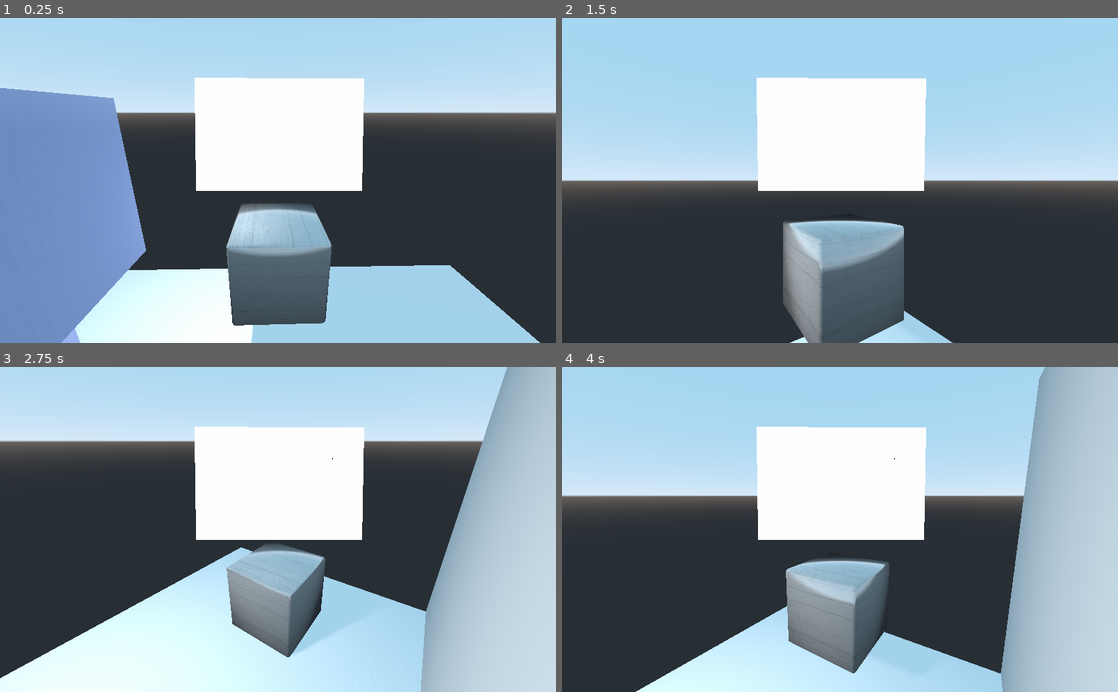
Above: before the commit, frames 1-4 (two rows, left to right).
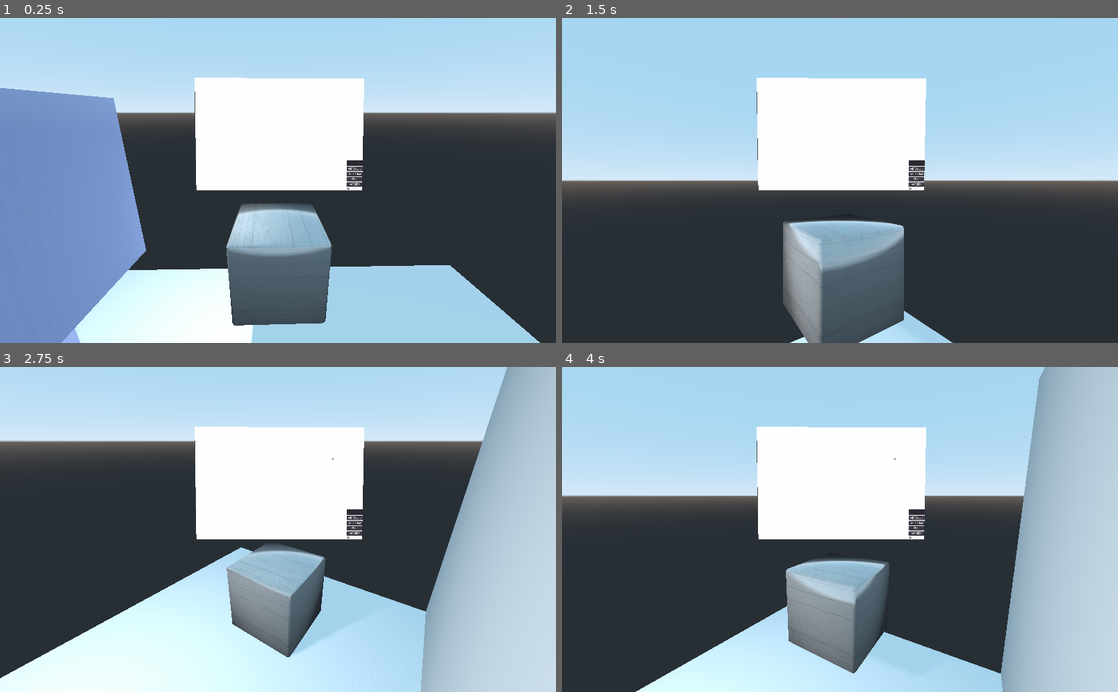
Above: after the commit, the same moments.

Repository: lmsonic/ArtGame
Game: Godot game, scene res://gui_in_3d.tscn
Two runs of this game, one before a commit and one after it. Both use one fixed random seed, a clock stepped at 60 frames per second and the inputs below.
Inputs (mouse positions are in pixels of both pictures, inside the frame that each line leads up to):
- Up to frame 1 (0.25 s): no input
- Up to frame 2 (1.5 s): tap Enter (ui_accept) at 0.5, 0.77 s; move the mouse to (962, 164) at 0.52 s; press the mouse at (962, 164) at 0.53 s; hold Right (ui_right) 0.53-1.25 s; release the mouse at (962, 164) at 1.25 s; drag from (728, 196) to (812, 245) at 1.27 s
- Up to frame 3 (2.75 s): move the mouse to (333, 458) at 2.02 s; press the mouse at (333, 458) at 2.03 s; hold Right (ui_right) from 2.03 s (still down)
- Up to frame 4 (4 s): release Right (ui_right) at 2.75 s; release the mouse at (895, 458) at 2.75 s; drag from (812, 594) to (673, 480) at 2.77 s; move the mouse to (1006, 578) at 3.52 s; press the mouse at (1006, 578) at 3.53 s; hold Left (ui_left) from 3.53 s (still down); tap Enter (ui_accept) at 3.77 s

The runs differ from the first frame. In frame 1, 0.3% of the frame differs, in the area x 35-66%, y 22-54%; in frame 2, 0.3%; in frame 3, 0.3%; in frame 4, 0.3%.

Commit message:
Input/output gesture

Diff:
--- a/Draw.gd
+++ b/Draw.gd
@@ -1,26 +1,32 @@
 extends ColorRect
 
-var points:PoolVector2Array=[]
+var points:=[]
 var lines:=[]
-var lastPos:=Vector2()
 export(Color) var paintColor=Color.black
 export(float) var paintWidth=1.0
 var lineStarted:=false
-
+var strokeId:=-1
 
 func _ready():
 	Input.set_use_accumulated_input(false)
 
+func reset():
+	points.resize(0)
+	lines.clear()
+	lineStarted=false
+	update()
+
 func _input(event):
 	if event.is_action_pressed("draw"):
-		points.push_back(event.position)
+		strokeId+=1
+		points.push_back(Point.new(event.position.x,event.position.y,strokeId))
 		lineStarted=true
 		update()
 	if event.is_action("draw"):
-		points.push_back(event.position)
+		points.push_back(Point.new(event.position.x,event.position.y,strokeId))
 		update()
 	if event.is_action_released("draw"):
-		points.push_back(event.position)
+		points.push_back(Point.new(event.position.x,event.position.y,strokeId))
 		lineStarted=false
 		update()
 
@@ -30,20 +36,22 @@
 							event.pressure*paintWidth,
 							paintColor)
 		lines.push_back(line)
-		points.push_back(event.position)
+		points.push_back(Point.new(event.position.x,event.position.y,strokeId))
 		update()
 
 func _draw():
 	draw_points(2.5,Color.black)
-	#draw_lines(lines,paintColor)
+	#draw_lines(lines)
 
-func draw_lines(lines,color:Color):
+func draw_lines(lines):
 	for line in lines:
 		draw_line(line.start,line.end,line.color,line.width,true)
 
 func draw_points(width:float,color:Color):
 	for point in points:
-		draw_circle(point,width,color)
+		var v:Vector2 = Vector2(point.X,point.Y)
+		print(v)
+		draw_circle(v,width,color)
 
 
 
@@ -58,3 +66,8 @@
 	var end:Vector2
 	var width:float
 	var color:Color
+
+func _on_show_gesture(gesture:Gesture):
+	reset()
+	points=gesture.OriginalPoints
+	update()
--- a/Draw.tscn
+++ b/Draw.tscn
@@ -1,11 +1,14 @@
-[gd_scene load_steps=3 format=2]
+[gd_scene load_steps=4 format=2]
 
 [ext_resource path="res://Draw.gd" type="Script" id=1]
 [ext_resource path="res://pdollar/GestureRecognizer.gd" type="Script" id=2]
+[ext_resource path="res://pdollar/GestureManager.gd" type="Script" id=3]
 
 [node name="Draw" type="ColorRect"]
 anchor_right = 1.0
 anchor_bottom = 1.0
+margin_left = 2.0
+margin_bottom = -3.0
 script = ExtResource( 1 )
 __meta__ = {
 "_edit_use_anchors_": false
@@ -14,3 +17,92 @@
 
 [node name="GestureRecognizer" type="Node" parent="."]
 script = ExtResource( 2 )
+
+[node name="GUI" type="Control" parent="."]
+anchor_right = 1.0
+anchor_bottom = 1.0
+script = ExtResource( 3 )
+__meta__ = {
+"_edit_use_anchors_": false
+}
+
+[node name="MarginContainer" type="MarginContainer" parent="GUI"]
+anchor_right = 1.0
+anchor_bottom = 1.0
+__meta__ = {
+"_edit_use_anchors_": false
+}
+
+[node name="HBoxContainer" type="HBoxContainer" parent="GUI/MarginContainer"]
+margin_right = 1022.0
+margin_bottom = 597.0
+
+[node name="MarginContainer" type="MarginContainer" parent="GUI/MarginContainer/HBoxContainer"]
+margin_right = 921.0
+margin_bottom = 597.0
+size_flags_horizontal = 3
+
+[node name="VBoxContainer" type="VBoxContainer" parent="GUI/MarginContainer/HBoxContainer"]
+margin_left = 925.0
+margin_right = 1022.0
+margin_bottom = 597.0
+alignment = 2
+
+[node name="MarginContainer" type="MarginContainer" parent="GUI/MarginContainer/HBoxContainer/VBoxContainer"]
+margin_right = 97.0
+margin_bottom = 455.0
+size_flags_vertical = 3
+
+[node name="TextEdit" type="LineEdit" parent="GUI/MarginContainer/HBoxContainer/VBoxContainer"]
+margin_top = 459.0
+margin_right = 97.0
+margin_bottom = 483.0
+caret_blink_speed = 0.1
+
+[node name="Save" type="Button" parent="GUI/MarginContainer/HBoxContainer/VBoxContainer"]
+margin_top = 487.0
+margin_right = 97.0
+margin_bottom = 507.0
+custom_colors/font_color_disabled = Color( 0, 0, 0, 1 )
+text = "Add Gesture"
+__meta__ = {
+"_edit_use_anchors_": false
+}
+
+[node name="Load" type="Button" parent="GUI/MarginContainer/HBoxContainer/VBoxContainer"]
+margin_top = 511.0
+margin_right = 97.0
+margin_bottom = 531.0
+text = "Load Gesture"
+__meta__ = {
+"_edit_use_anchors_": false
+}
+
+[node name="Clear" type="Button" parent="GUI/MarginContainer/HBoxContainer/VBoxContainer"]
+margin_top = 535.0
+margin_right = 97.0
+margin_bottom = 555.0
+text = "Clear"
+__meta__ = {
+"_edit_use_anchors_": false
+}
+
+[node name="Recognize" type="Button" parent="GUI/MarginContainer/HBoxContainer/VBoxContainer"]
+margin_top = 559.0
+margin_right = 97.0
+margin_bottom = 579.0
+text = "Recognize"
+__meta__ = {
+"_edit_use_anchors_": false
+}
+
+[node name="Label" type="Label" parent="GUI/MarginContainer/HBoxContainer/VBoxContainer"]
+margin_top = 583.0
+margin_right = 97.0
+margin_bottom = 597.0
+custom_colors/font_color = Color( 0, 0, 0, 1 )
+text = "Gesture"
+[connection signal="show_gesture" from="GUI" to="." method="_on_show_gesture"]
+[connection signal="button_down" from="GUI/MarginContainer/HBoxContainer/VBoxContainer/Save" to="GUI" method="_on_save"]
+[connection signal="button_down" from="GUI/MarginContainer/HBoxContainer/VBoxContainer/Load" to="GUI" method="_on_load"]
+[connection signal="button_down" from="GUI/MarginContainer/HBoxContainer/VBoxContainer/Clear" to="." method="reset"]
--- a/pdollar/Gesture.gd
+++ b/pdollar/Gesture.gd
@@ -5,16 +5,19 @@
 #    /// Implements a gesture as a cloud of points (i.e., an unordered set of points).
 #    /// Gestures are normalized with respect to scale, translated to origin, and resampled into a fixed number of 32 points.
 #    /// </summary>
-onready var Point:=preload("res://pdollar/Point.gd")
+
 var Points:Array           #// gesture points (normalized)
+var OriginalPoints:Array           #// gesture points (normalized)
 var Name: = "";                 #// gesture class
 const SAMPLING_RESOLUTION := 32;
 #/// <summary>
 #/// Constructs a gesture from an array of points
 #/// </summary>
 #/// <param name="points"></param>
+
 func _init(points:Array, gestureName:String = ""):
 	self.Name = gestureName;
+	self.OriginalPoints=points
 	#// normalizes the array of points with respect to scale, origin,
 	#and number of points
 	self.Points = Scale(points);
@@ -36,12 +39,12 @@
 		if maxx < points[i].X :maxx = points[i].X;
 		if maxy < points[i].Y :maxy = points[i].Y;
 
-	var newPoints: = []
+	var newPoints: = Array()
 	var scale:float = max(maxx - minx, maxy - miny);
 	for i in range(points.size()):
-		newPoints[i] = Point.new((points[i].X - minx) / scale,
+		newPoints.push_back(Point.new((points[i].X - minx) / scale,
 						(points[i].Y - miny) / scale,
-						points[i].StrokeID);
+						points[i].StrokeID));
 	return newPoints;
 #/// <summary>
 #/// Translates the array of points by p
@@ -52,9 +55,9 @@
 func TranslateTo(points:Array, p:Point) -> Array:
 	var newPoints: = []
 	for i in range(points.size()):
-		newPoints[i] = Point.new(points[i].X - p.X,
+		newPoints.push_back(Point.new(points[i].X - p.X,
 					points[i].Y - p.Y,
-					points[i].StrokeID);
+					points[i].StrokeID));
 	return newPoints;
 #/// <summary>
 #/// Computes the centroid for an array of points
@@ -76,7 +79,7 @@
 #/// <returns></returns>
 func Resample(points:Array,  n:int) -> Array:
 	var newPoints: = []
-	newPoints[0] = Point.new(points[0].X, points[0].Y, points[0].StrokeID);
+	newPoints.push_back(Point.new(points[0].X, points[0].Y, points[0].StrokeID));
 	var numPoints:= 1;
 
 	var I:float = PathLength(points) / (n - 1); #// computes interval length
@@ -90,10 +93,10 @@
 					#// add interpolated point
 					var t:float = min(max((I - D) / d, 0.0), 1.0);
 					if t==NAN: t = 0.5
-					newPoints[numPoints] = Point.new(
+					newPoints.insert(numPoints,Point.new(
 						(1.0 - t) * firstPoint.X + t * points[i].X,
 						(1.0 - t) * firstPoint.Y + t * points[i].Y,
-						points[i].StrokeID)
+						points[i].StrokeID))
 					numPoints+=1
 					#// update partial length
 					d = D + d - I;
@@ -103,9 +106,9 @@
 			else: D += d;
 
 	if numPoints == n - 1: #// sometimes we fall a rounding-error short of adding the last point, so add it if so
-		newPoints[numPoints] = Point.new(points[points.size() - 1].X,
+		newPoints.insert(numPoints,Point.new(points[points.size() - 1].X,
 						points[points.size() - 1].Y,
-						points[points.size() - 1].StrokeID);
+						points[points.size() - 1].StrokeID));
 		numPoints+=1
 	return newPoints;
 
--- /dev/null
+++ b/pdollar/GestureIO.gd
@@ -0,0 +1,47 @@
+extends Node
+
+class_name GestureIO
+
+const gesture_path = "user://gestures.json"
+const default_data :Dictionary = {
+	'Name' : 'Gesture',
+	'OriginalPoints' : {
+
+	}
+}
+
+# Called when the node enters the scene tree for the first time.
+static func save_gesture(gesture:Gesture):
+	var data :Dictionary = default_data
+	data.Name=gesture.Name
+	var i:=0
+	for point in gesture.OriginalPoints:
+		data.OriginalPoints[str(i)]=point._to_json()
+		print(data.OriginalPoints[str(i)])
+		i+=1
+	var file = File.new()
+
+	file.open(gesture_path, File.WRITE)
+	file.store_line(to_json(data))
+	file.close()
+
+
+
+static func load_gesture(name:String) ->Gesture :
+	var file = File.new()
+	if not file.file_exists(gesture_path):
+		return null
+
+	file.open(gesture_path, File.READ)
+	var text = file.get_as_text()
+	var data = parse_json(text)
+	var originalGesturePoints :=[]
+	for i in range(0,data.OriginalPoints.size()):
+		print(data.OriginalPoints[str(i)])
+		var pointData= parse_json(data.OriginalPoints[str(i)])
+		var point:Point = Point.new(pointData["X"],pointData["Y"],pointData["StrokeID"])
+		originalGesturePoints.push_back(point)
+
+	var gesture = Gesture.new(originalGesturePoints,data.Name)
+	file.close()
+	return gesture
--- /dev/null
+++ b/pdollar/GestureManager.gd
@@ -0,0 +1,24 @@
+extends Control
+
+var trainingSet:Array=[]
+signal show_gesture
+const gesture_folder = "user://gestures"
+onready var textEdit := $MarginContainer/HBoxContainer/VBoxContainer/TextEdit
+
+
+func _on_save():
+	var name:String=textEdit.text
+	if name!="":
+		var points = get_parent().points
+		GestureIO.save_gesture(Gesture.new(points,name))
+	else:
+		print("Name cannot be empty")
+
+func _on_load():
+	var name:String=textEdit.text
+	if name!="":
+		var gesture = GestureIO.load_gesture(name)
+		if gesture:
+			emit_signal('show_gesture',gesture)
+		else:
+			print("Could not find gesture")
--- a/pdollar/GestureRecognizer.gd
+++ b/pdollar/GestureRecognizer.gd
@@ -12,7 +12,7 @@
 #/// <param name="candidate"></param>
 #/// <param name="trainingSet"></param>
 #/// <returns></returns>
-func Classify( candidate:Gesture,  trainingSet:Array) -> String:
+func Classify( candidate:Gesture,  trainingSet:Array) -> Dictionary:
 	var minDistance:float = INF;
 	var gestureClass := "";
 	for template in trainingSet:
@@ -20,7 +20,7 @@
 		if dist < minDistance:
 			minDistance = dist;
 			gestureClass = template.Name;
-	return gestureClass;
+	return {GestureClass = "No match", Score = 0.0} if gestureClass == "" else {GestureClass = gestureClass, Score = max((minDistance - 2.0) / -2.0, 0.0)}
 
 #/// <summary>
 #/// Implements greedy search for a minimum-distance matching between two point clouds
--- a/pdollar/Point.gd
+++ b/pdollar/Point.gd
@@ -11,6 +11,9 @@
 	self.Y = y;
 	self.StrokeID = strokeId;
 
+func _to_json():
+	return "{\"X\" : %d,\"Y\" : %d,\"StrokeID\" :%d}," % [self.X,self.Y,self.StrokeID]
+
 static func SqrEuclideanDistance(a:Point,b:Point)-> float:
 	return (a.X - b.X) * (a.X - b.X) + (a.Y - b.Y) * (a.Y - b.Y);
 
--- a/project.godot
+++ b/project.godot
@@ -15,6 +15,11 @@
 "path": "res://pdollar/Gesture.gd"
 }, {
 "base": "Node",
+"class": "GestureIO",
+"language": "GDScript",
+"path": "res://pdollar/GestureIO.gd"
+}, {
+"base": "Node",
 "class": "Point",
 "language": "GDScript",
 "path": "res://pdollar/Point.gd"
@@ -26,6 +31,7 @@
 } ]
 _global_script_class_icons={
 "Gesture": "",
+"GestureIO": "",
 "Point": "",
 "PointCloudRecognizer": ""
 }
